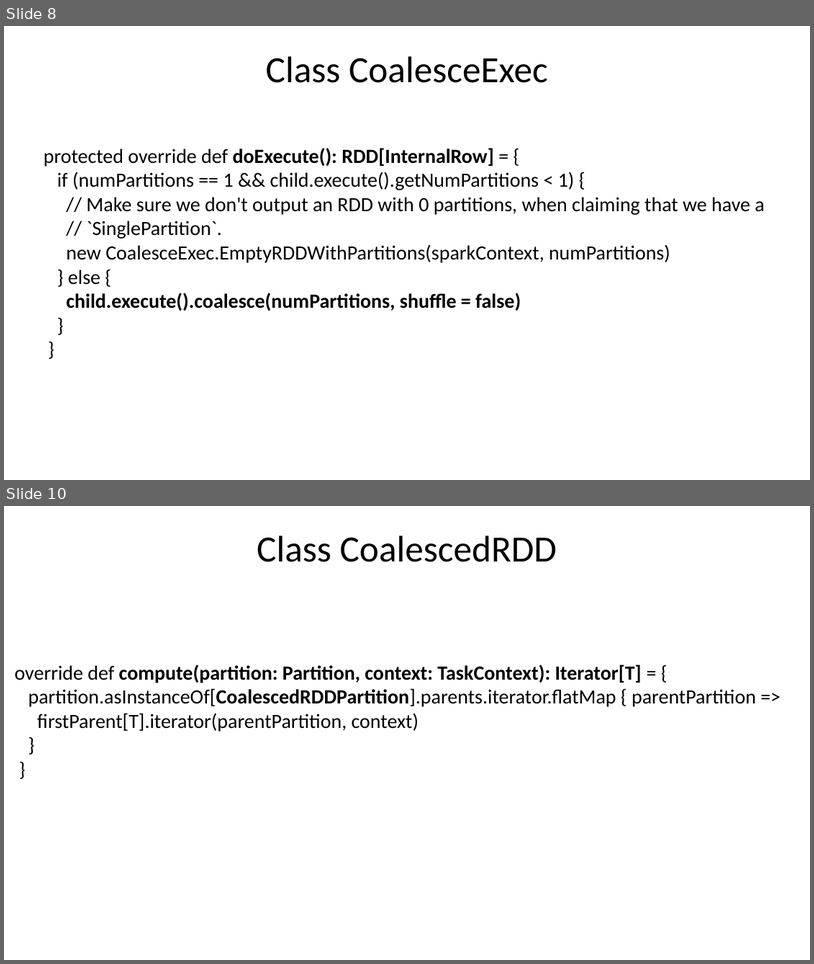
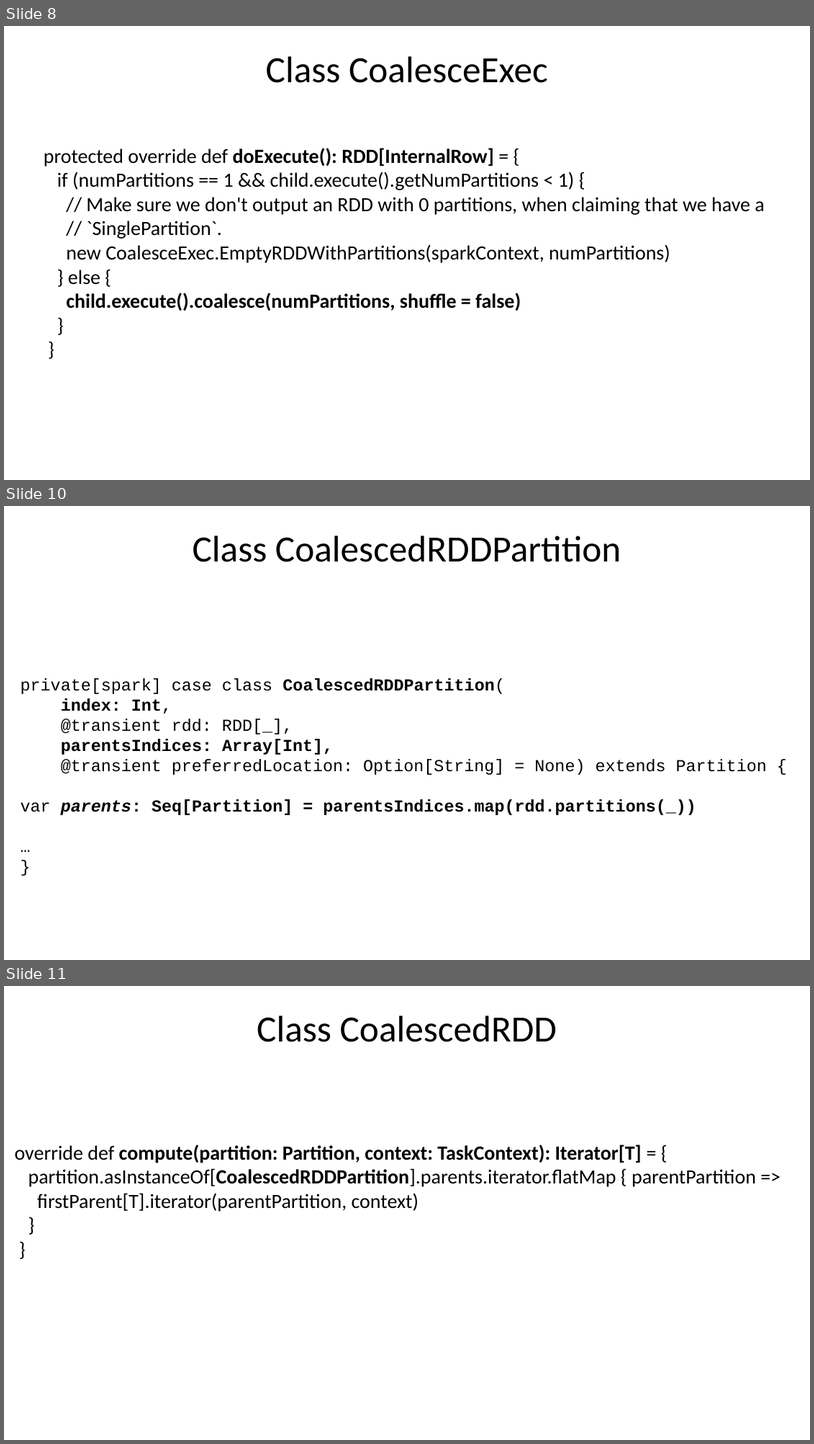
Before and after one commit to nkudinov/apache_spark_pptx, a slide deck: Spark_coalesce.pptx. Shown one above the other, each under a label of ours: slides 8 and 10 before the commit, slides 8, 10 and 11 after it; the slides between them are not shown. The pictures are 814x964 and 814x1444 pixels, drawn with LibreOffice and Linux fonts; fonts in the diff are those of the drawing. Boxes give left, top, right and bottom in pixels: in the first picture for what was removed or moved away, otherwise in the second. Text is boxed around its words. In the diff, an @@ line names an element or a change of style, - is before the commit and + after.

Commit message:
change Coalesce pptx

```diff
--- a/Spark_coalesce.pptx
+++ b/Spark_coalesce.pptx
@@ slide 10 added at [4,506,810,960], background #FFFFFF @@
@@ title added at [193,536,621,562], 44 pt, text #000000 @@
+Class CoalescedRDDPartition
@@ text added at [21,678,767,815], 20 pt, text #000000 @@
+private[spark] case class CoalescedRDDPartition(
+index: Int,
+@transient rdd: RDD[_],
+parentsIndices: Array[Int],
+@transient preferredLocation: Option[String] = None) extends Partition {
+var parents: Seq[Partition] = parentsIndices.map(rdd.partitions(_))
+…
+}
@@ what was slide 10 is now slide 11 @@
```
Also in this commit, not shown: 9 slides changed, 2 other slides added, 1 slide removed.
